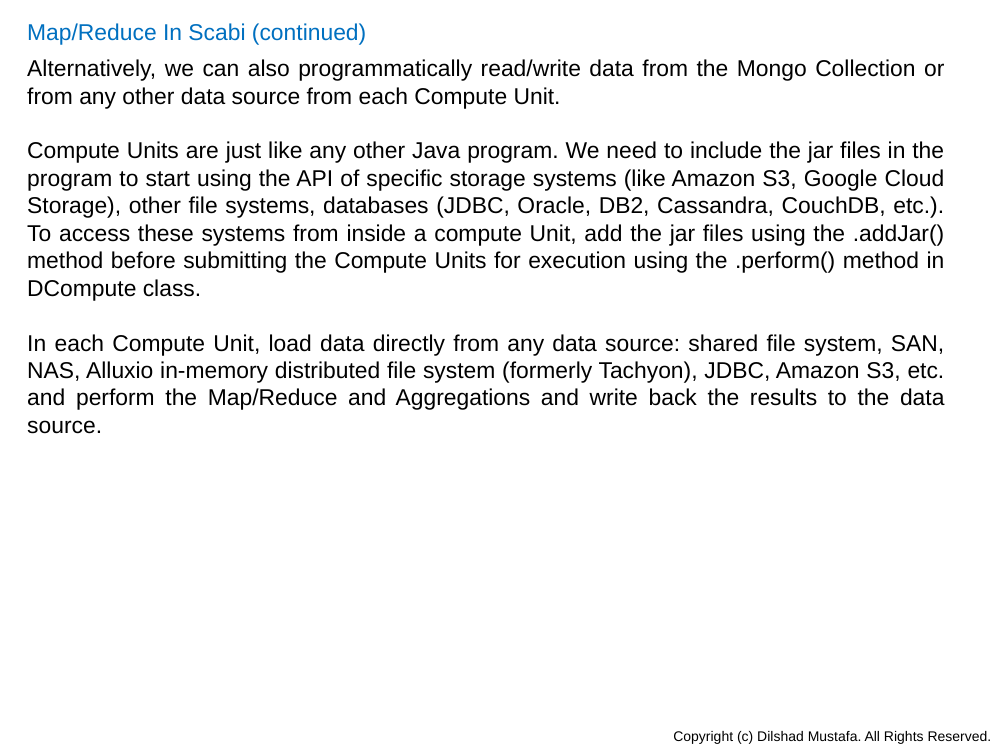
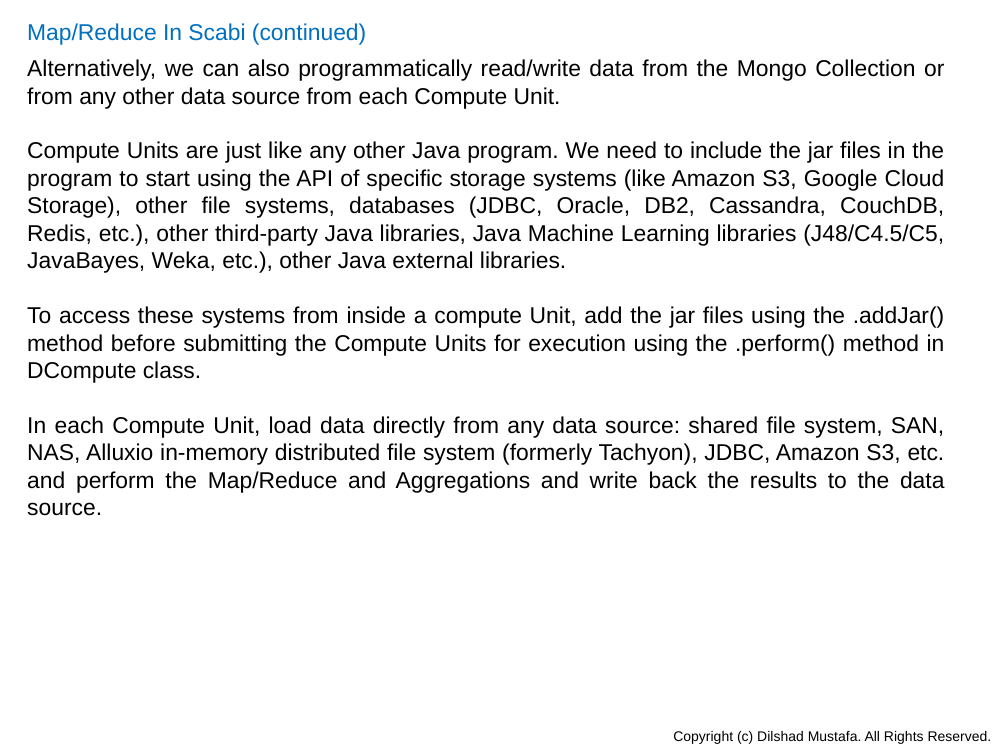
Before and after one commit to dilshadmustafa/scabi, a slide deck: slide 49 of Documentation/Scabi.pptx. Drawn at 1008x756 pixels with LibreOffice and Linux fonts; fonts in the diff are those of the drawing. Boxes give left, top, right and bottom in pixels: in the first picture for what was removed or moved away, otherwise in the second. Text is boxed around its words. In the diff, an @@ line names an element or a change of style, - is before the commit and + after.

```diff
--- a/Documentation/Scabi.pptx
+++ b/Documentation/Scabi.pptx
@@ text at [27, 141, 945, 383]: text changed @@
-Compute Units are just like any other Java program. We need to include the jar files in the program to start using the API of specific storage systems (like Amazon S3, Google Cloud Storage), other file systems, databases (JDBC, Oracle, DB2, Cassandra, CouchDB, etc.). To access these systems from inside a compute Unit, add the jar files using the .addJar() method before submitting the Compute Units for execution using the .perform() method in DCompute class.
+Compute Units are just like any other Java program. We need to include the jar files in the program to start using the API of specific storage systems (like Amazon S3, Google Cloud Storage), other file systems, databases (JDBC, Oracle, DB2, Cassandra, CouchDB, Redis, etc.), other third-party Java libraries, Java Machine Learning libraries (J48/C4.5/C5, JavaBayes, Weka, etc.), other Java external libraries.
+To access these systems from inside a compute Unit, add the jar files using the .addJar() method before submitting the Compute Units for execution using the .perform() method in DCompute class.
```
Also in this commit, not shown: 10 other slides changed.
